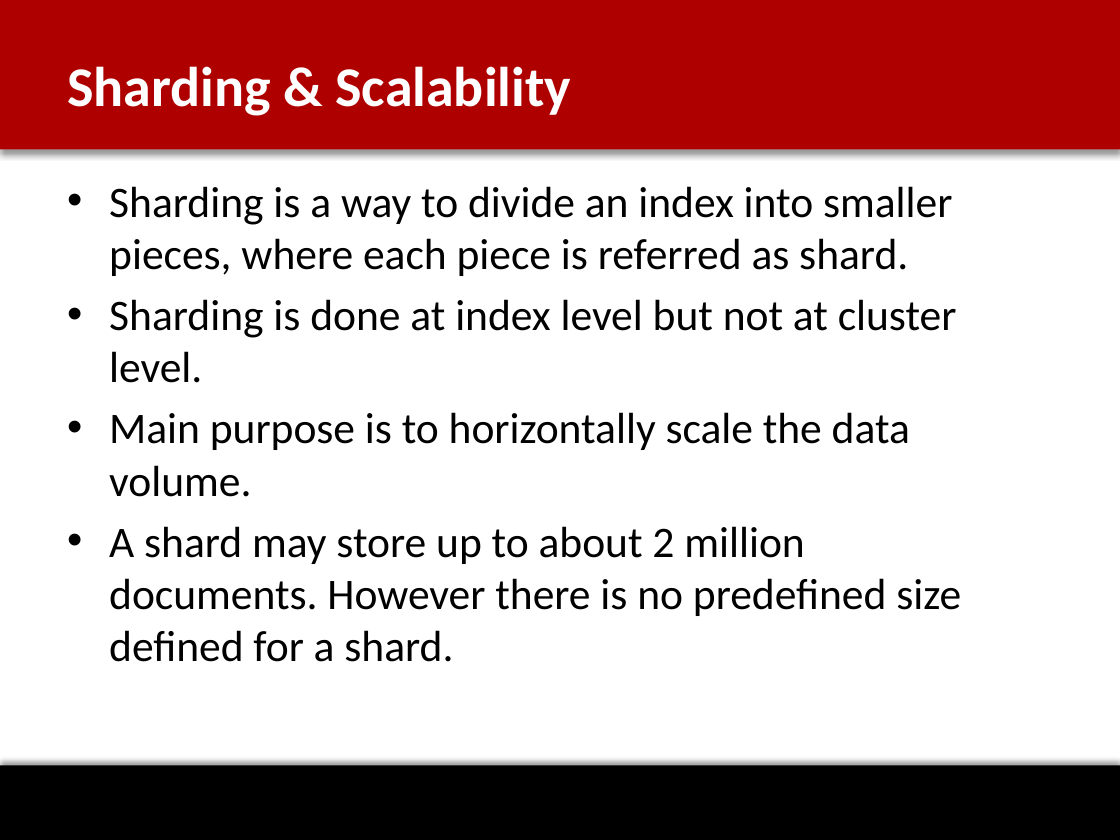
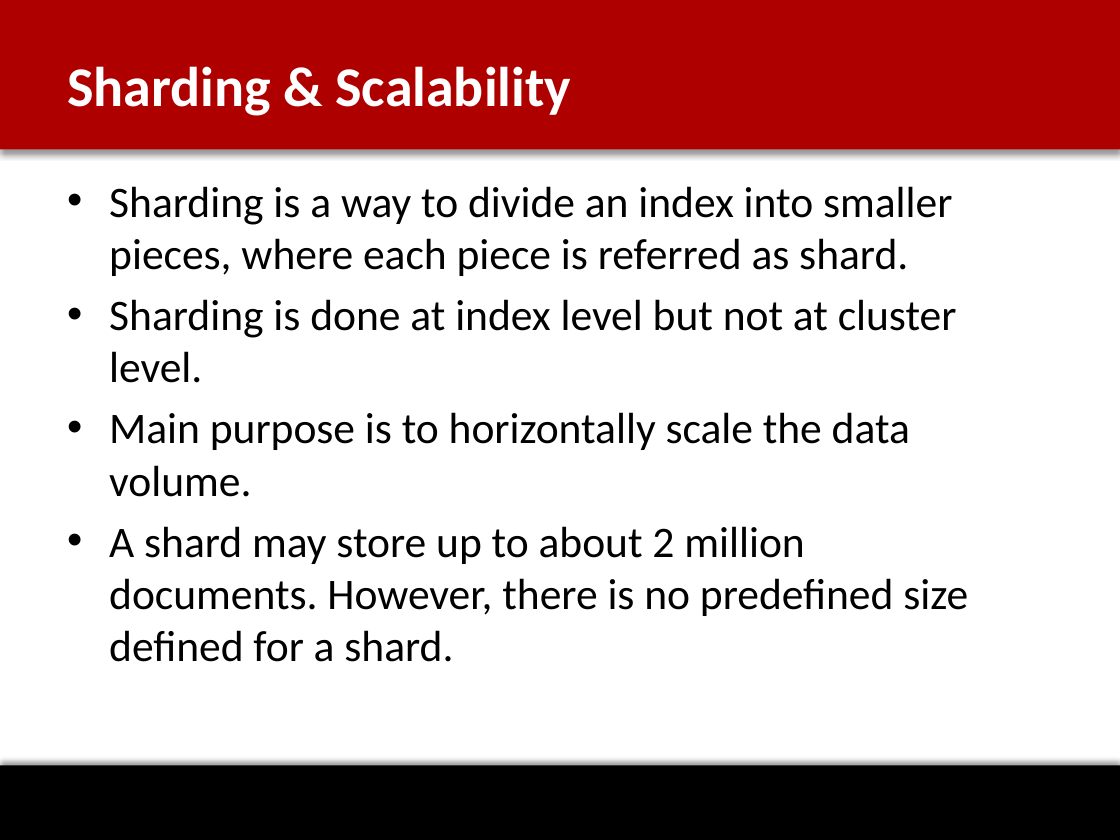
Before and after one commit to anujshah3/Elastic-Search, a slide deck: slide 13 of Elasticsearch_Spotlight.pptx (slide 11 before the commit). Drawn at 1120x840 pixels with LibreOffice and Linux fonts; fonts in the diff are those of the drawing; background and template pictures are left out. Boxes give left, top, right and bottom in pixels: in the first picture for what was removed or moved away, otherwise in the second. Text is boxed around its words. In the diff, an @@ line names an element or a change of style, - is before the commit and + after.

```diff
--- a/Elasticsearch_Spotlight.pptx
+++ b/Elasticsearch_Spotlight.pptx
@@ text at bbox=[109, 526, 968, 662]: text changed @@
-• A shard may store up to about 2 million documents. However there is no predefined size defined for a shard.
+• A shard may store up to about 2 million documents. However, there is no predefined size defined for a shard.
```
Also in this commit, not shown: 4 other slides changed, 3 slides added, 2 slides removed.
